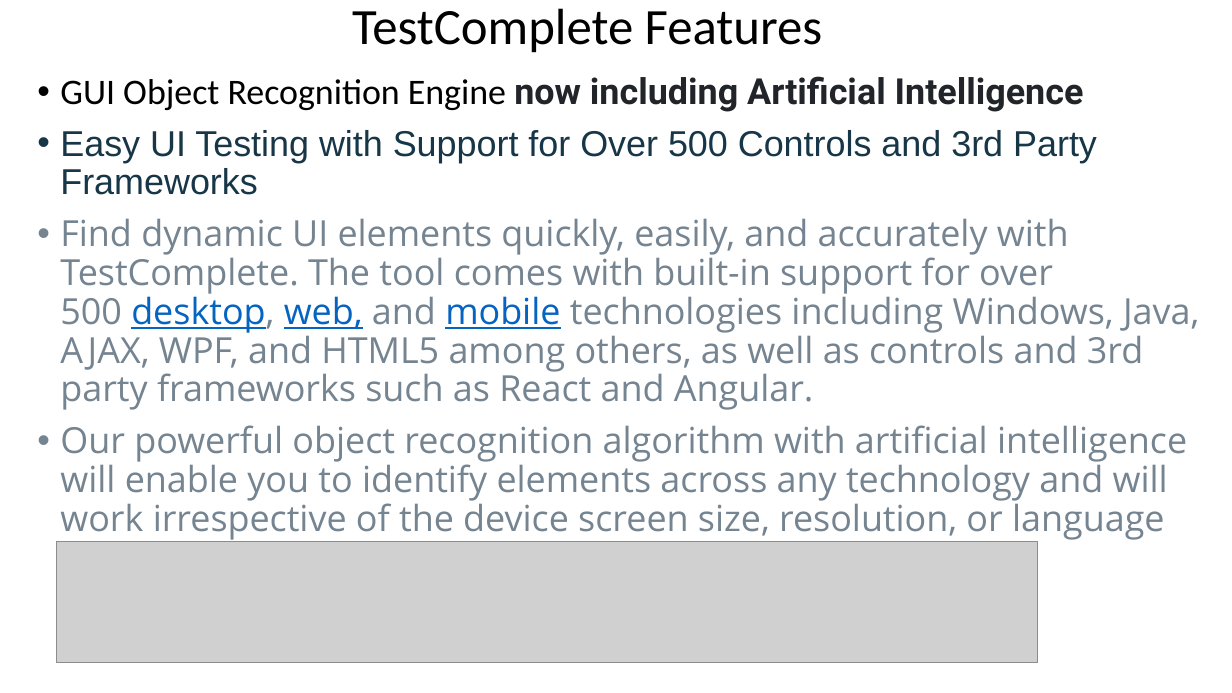
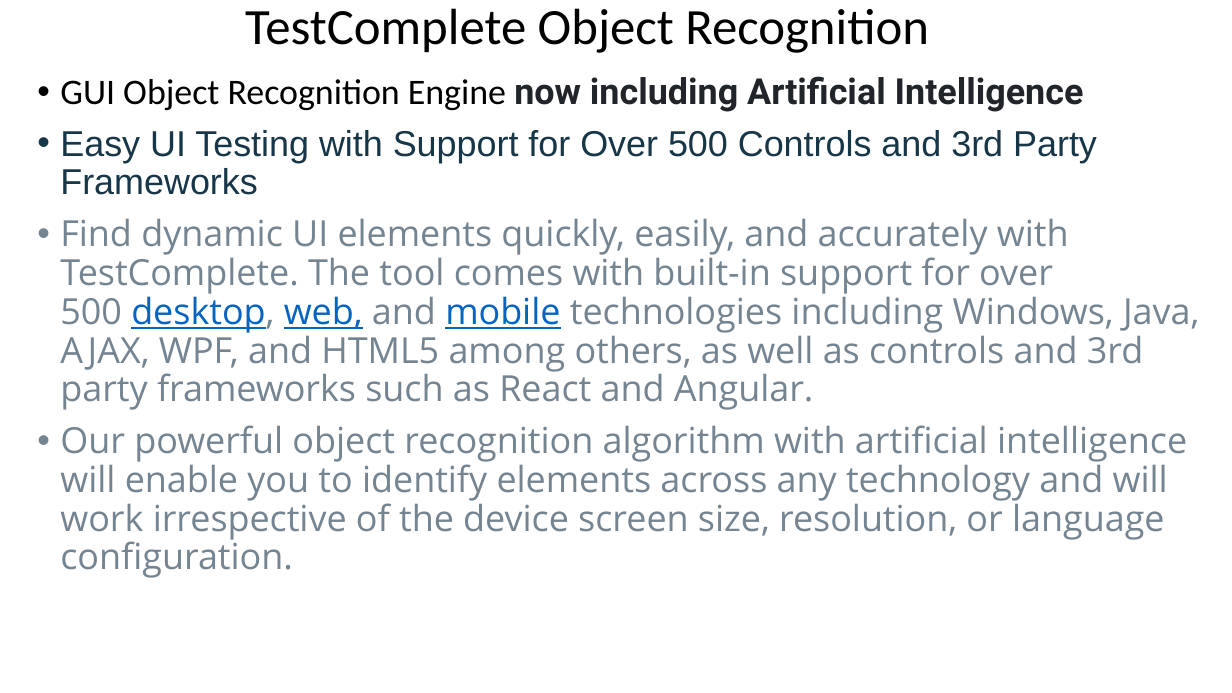
Before and after one commit to nirmalapsn/TestCompletePOCWindowsApp, a slide deck: slide 4 of POCProjectSuite/Documents/TestCompletePOCPresentation.pptx (slide 3 before the commit). Drawn at 1232x693 pixels with LibreOffice and Linux fonts; fonts in the diff are those of the drawing; grey boxes stand for pictures. Boxes give left, top, right and bottom in pixels: in the first picture for what was removed or moved away, otherwise in the second. Text is boxed around its words. In the diff, an @@ line names an element or a change of style, - is before the commit and + after.

```diff
--- a/POCProjectSuite/Documents/TestCompletePOCPresentation.pptx
+++ b/POCProjectSuite/Documents/TestCompletePOCPresentation.pptx
@@ title at box(245, 8, 929, 53): text changed @@
-TestComplete Features
+TestComplete Object Recognition
@@ picture removed at box(56, 542, 1039, 663) @@
```
